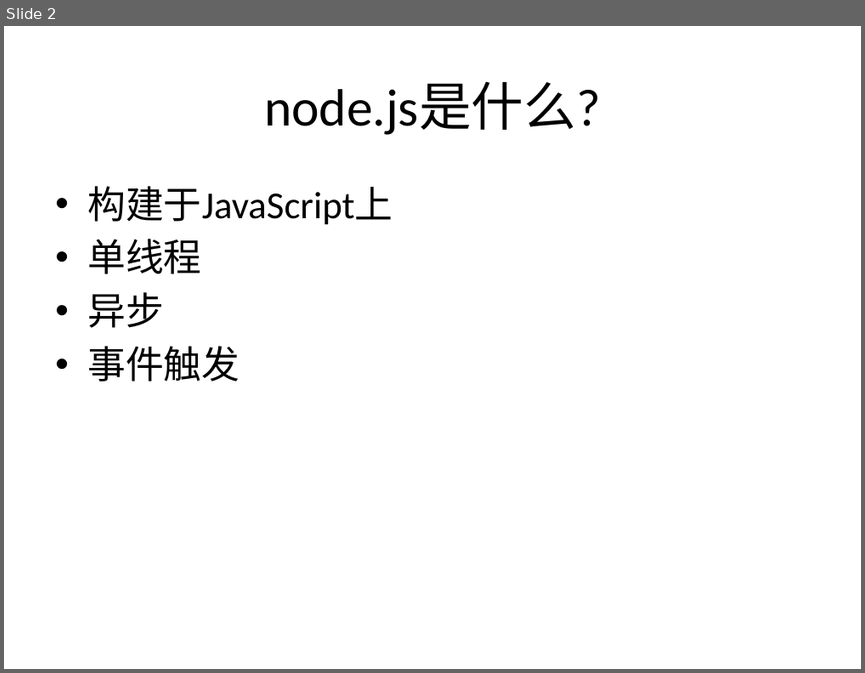
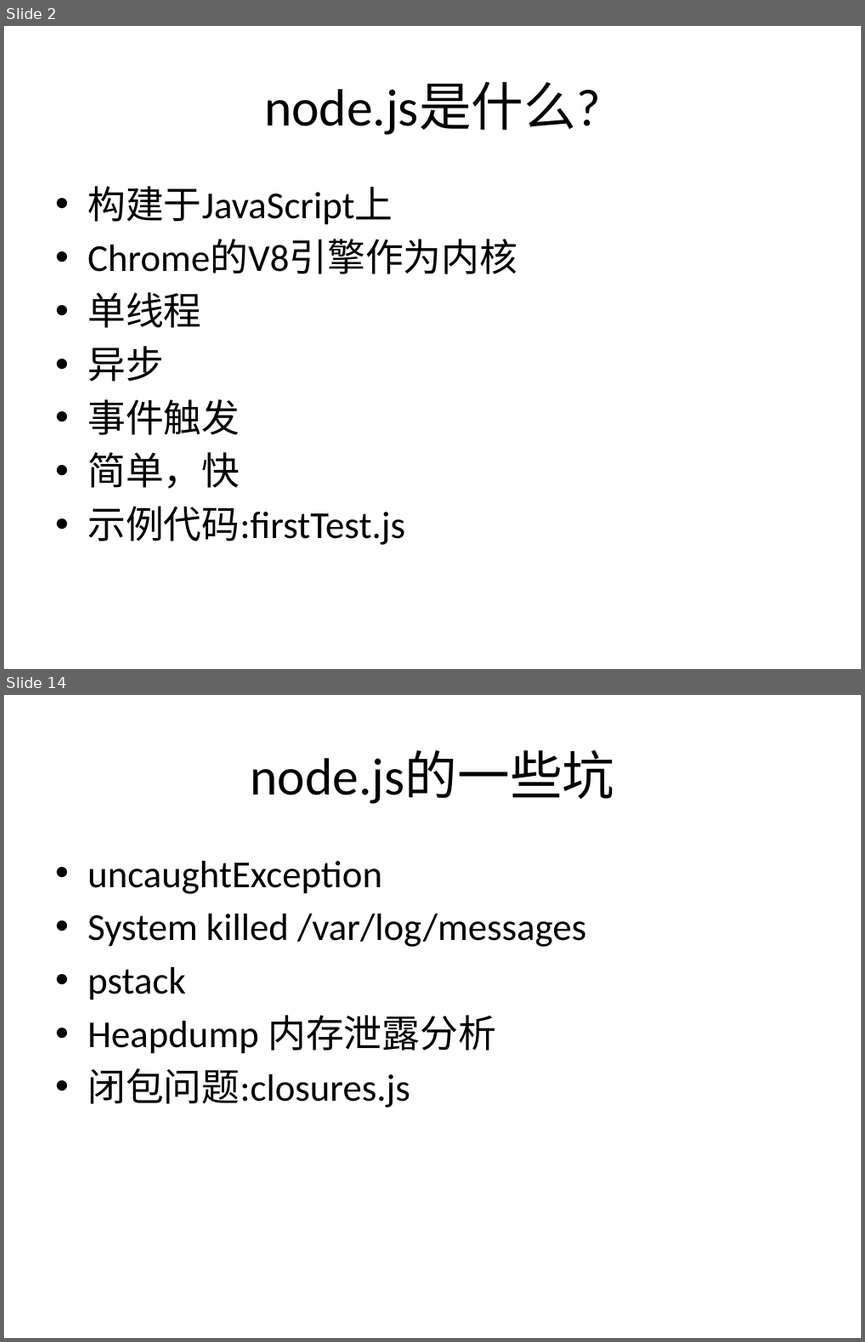
Before and after one commit to JamCode/nodePresentation, a slide deck: 演示文稿2.pptx. Shown one above the other, each under a label of ours: slide 2 before the commit, slides 2 and 14 after it; the slides between them are not shown. The pictures are 865x673 and 865x1342 pixels, drawn with LibreOffice and Linux fonts; fonts in the diff are those of the drawing. Boxes give left, top, right and bottom in pixels: in the first picture for what was removed or moved away, otherwise in the second. Text is boxed around its words. In the diff, an @@ line names an element or a change of style, - is before the commit and + after.

```diff
--- a/演示文稿2.pptx
+++ b/演示文稿2.pptx
@@ slide 14 added at <box>4,695,861,1338</box>, background #FFFFFF @@
@@ title added at <box>250,751,614,804</box>, 44 pt, text #000000 @@
+node.js的一些坑
@@ text added at <box>87,861,586,1107</box>, 32 pt, text #000000 @@
+• uncaughtException
+• System killed /var/log/messages
+• pstack
+• Heapdump 内存泄露分析
+• 闭包问题:closures.js
@@ slide 2 changed as well @@
@@ text at <box>87,239,517,274</box>: paragraph added @@
+• Chrome的V8引擎作为内核
@@ text at <box>87,452,405,544</box>: paragraphs added @@
+• 简单，快
+• 示例代码:firstTest.js
```
Also in this commit, not shown: 12 other slides added, 25 other files.
